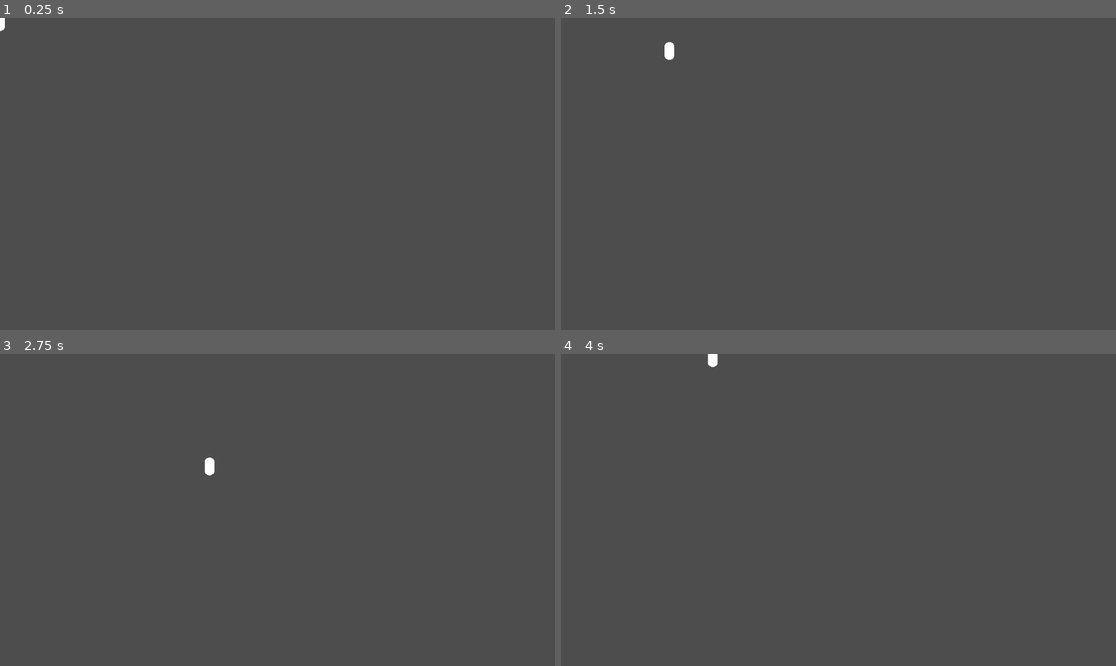
Above: before the commit, frames 1-4 (two rows, left to right).
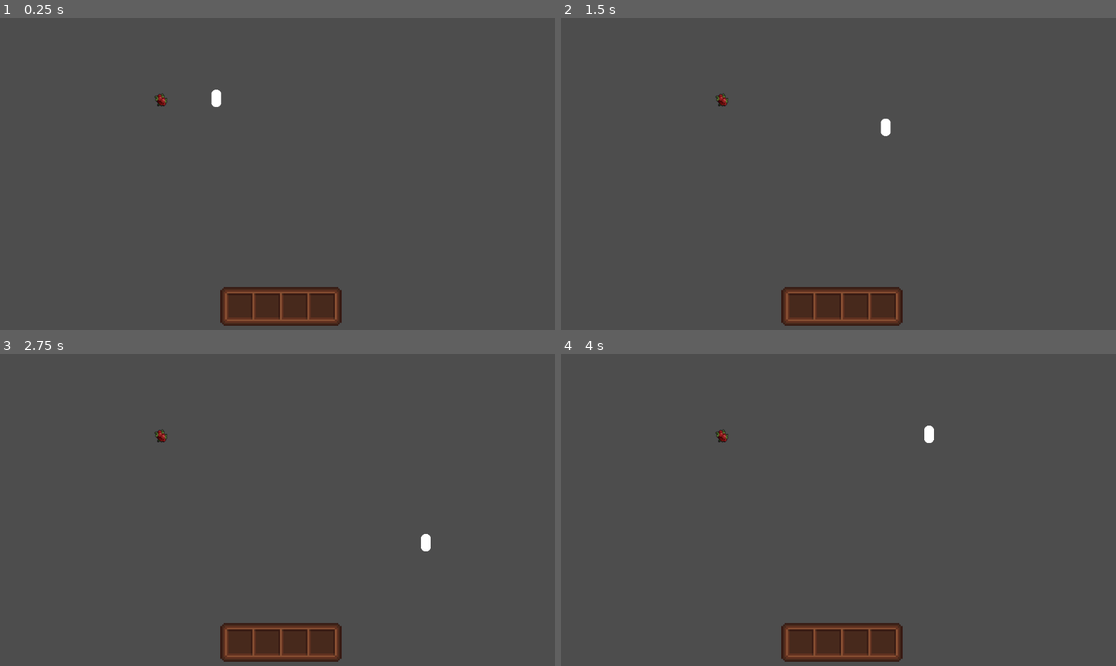
Above: after the commit, the same moments.

Repository: Albus00/botched-batch-brewery
Game: Godot game, scene res://Scenes/prototype.tscn
The game is run twice, just before and just after one commit, with the same random seed, the same clock (stepped at 60 frames per second) and the same inputs. Before the commit the project starts from res://Scenes/factory-floor.tscn.
Inputs:
- Up to frame 1 (0.25 s): no input
- Up to frame 2 (1.5 s): tap Enter at 0.5 s; hold Right (ui_right) 0.53-1.28 s; hold Down (ui_down) from 1.28 s (still down)
- Up to frame 3 (2.75 s): release Down (ui_down) at 2.03 s; hold Right (ui_right) from 2.03 s (still down)
- Up to frame 4 (4 s): release Right (ui_right) at 2.78 s; hold Up (ui_up) 2.78-3.53 s; hold Left (ui_left) from 3.53 s (still down)

The runs differ from the first frame. In frame 1, 2.9% of the frame differs, in the area x 0-62%, y 0-99%; in frame 2, 3.0%, in the area x 18-62%, y 7-99%; in frame 3, 3.0%; in frame 4, 2.9%.

Commit message:
Started on item pickup

Diff:
--- /dev/null
+++ b/Prefabs/Materials/hops.tscn
@@ -0,0 +1,19 @@
+[gd_scene load_steps=3 format=3 uid="uid://cqadxw2n453cs"]
+
+[ext_resource type="Texture2D" uid="uid://cw2lmc0rmiave" path="res://Sprites/Freebies_Icons_Botany.png" id="1_3enkg"]
+
+[sub_resource type="CircleShape2D" id="CircleShape2D_us12b"]
+radius = 27.0
+
+[node name="Hops" type="Node2D"]
+
+[node name="Sprite2D" type="Sprite2D" parent="."]
+texture = ExtResource("1_3enkg")
+region_enabled = true
+region_rect = Rect2(67, 3, 27, 28)
+
+[node name="Hops" type="Area2D" parent="."]
+light_mask = 2
+
+[node name="CollisionShape2D" type="CollisionShape2D" parent="Hops"]
+shape = SubResource("CircleShape2D_us12b")
--- /dev/null
+++ b/Prefabs/player.tscn
@@ -0,0 +1,34 @@
+[gd_scene load_steps=6 format=3 uid="uid://dvpvc7j5jrye0"]
+
+[ext_resource type="Script" path="res://Scripts/player_movement.gd" id="1_lewlf"]
+[ext_resource type="Script" path="res://Scripts/player_interaction.gd" id="2_gmtm6"]
+
+[sub_resource type="CapsuleMesh" id="CapsuleMesh_stt8g"]
+
+[sub_resource type="RectangleShape2D" id="RectangleShape2D_empbq"]
+size = Vector2(20, 37)
+
+[sub_resource type="CircleShape2D" id="CircleShape2D_u7258"]
+radius = 36.0
+
+[node name="CharacterBody2D" type="CharacterBody2D"]
+position = Vector2(56, 0)
+motion_mode = 1
+script = ExtResource("1_lewlf")
+
+[node name="MeshInstance2D" type="MeshInstance2D" parent="."]
+position = Vector2(-4.76837e-07, 0)
+scale = Vector2(20, 18.5)
+mesh = SubResource("CapsuleMesh_stt8g")
+
+[node name="Collider" type="CollisionShape2D" parent="."]
+shape = SubResource("RectangleShape2D_empbq")
+
+[node name="InteracitionArea" type="Area2D" parent="."]
+collision_layer = 2
+script = ExtResource("2_gmtm6")
+
+[node name="InteractionCollider" type="CollisionShape2D" parent="InteracitionArea"]
+shape = SubResource("CircleShape2D_u7258")
+
+[connection signal="area_entered" from="InteracitionArea" to="InteracitionArea" method="_on_area_entered"]
--- /dev/null
+++ b/Prefabs/ui.tscn
@@ -0,0 +1,25 @@
+[gd_scene load_steps=2 format=3 uid="uid://b0r1klyrv6gsh"]
+
+[ext_resource type="Texture2D" uid="uid://baosnj3atqlw7" path="res://Sprites/Sample-InventorySlotsSet.png" id="1_3qng0"]
+
+[node name="UI" type="Control"]
+layout_mode = 3
+anchors_preset = 0
+offset_right = 1152.0
+offset_bottom = 648.0
+
+[node name="VBoxContainer" type="VBoxContainer" parent="."]
+layout_mode = 1
+anchors_preset = 15
+anchor_right = 1.0
+anchor_bottom = 1.0
+grow_horizontal = 2
+grow_vertical = 2
+
+[node name="Sprite2D" type="Sprite2D" parent="VBoxContainer"]
+texture_filter = 1
+position = Vector2(583, 599)
+scale = Vector2(3.35, 3.35)
+texture = ExtResource("1_3qng0")
+region_enabled = true
+region_rect = Rect2(364, 79, 75, 24)
--- a/Scenes/factory-floor.tscn
+++ /dev/null
@@ -1,23 +0,0 @@
-[gd_scene load_steps=4 format=3 uid="uid://duh6ehda5xmh1"]
-
-[ext_resource type="Script" path="res://Scenes/player_movement.gd" id="1_oqqq2"]
-
-[sub_resource type="RectangleShape2D" id="RectangleShape2D_empbq"]
-size = Vector2(20, 37)
-
-[sub_resource type="CapsuleMesh" id="CapsuleMesh_stt8g"]
-
-[node name="Scene" type="Node2D"]
-
-[node name="CharacterBody2D" type="CharacterBody2D" parent="."]
-motion_mode = 1
-script = ExtResource("1_oqqq2")
-
-[node name="CollisionShape2D" type="CollisionShape2D" parent="CharacterBody2D"]
-position = Vector2(0, 8.5)
-shape = SubResource("RectangleShape2D_empbq")
-
-[node name="MeshInstance2D" type="MeshInstance2D" parent="CharacterBody2D"]
-position = Vector2(-4.76837e-07, 8.5)
-scale = Vector2(20, 18.5)
-mesh = SubResource("CapsuleMesh_stt8g")
--- /dev/null
+++ b/Scenes/prototype.tscn
@@ -0,0 +1,16 @@
+[gd_scene load_steps=4 format=3 uid="uid://duh6ehda5xmh1"]
+
+[ext_resource type="PackedScene" uid="uid://dvpvc7j5jrye0" path="res://Prefabs/player.tscn" id="1_bgg16"]
+[ext_resource type="PackedScene" uid="uid://cqadxw2n453cs" path="res://Prefabs/Materials/hops.tscn" id="2_upwyh"]
+[ext_resource type="PackedScene" uid="uid://b0r1klyrv6gsh" path="res://Prefabs/ui.tscn" id="3_66il4"]
+
+[node name="Scene" type="Node2D"]
+
+[node name="CharacterBody2D" parent="." instance=ExtResource("1_bgg16")]
+position = Vector2(449, 167)
+
+[node name="Hops" parent="." instance=ExtResource("2_upwyh")]
+position = Vector2(334, 170)
+
+[node name="UI" parent="." instance=ExtResource("3_66il4")]
+visible = true
--- /dev/null
+++ b/Scripts/player_interaction.gd
@@ -0,0 +1,15 @@
+extends Node
+
+
+# Called when the node enters the scene tree for the first time.
+func _ready() -> void:
+	pass # Replace with function body.
+
+
+# Called every frame. 'delta' is the elapsed time since the previous frame.
+func _process(_delta: float) -> void:
+	pass
+
+
+func _on_area_entered(area: Area2D) -> void:
+	print("Player found " + area.name)
--- a/project.godot
+++ b/project.godot
@@ -11,7 +11,7 @@
 [application]
 
 config/name="Botched Batch Brewery"
-run/main_scene="res://Scenes/factory-floor.tscn"
+run/main_scene="res://Scenes/prototype.tscn"
 config/features=PackedStringArray("4.3", "Forward Plus")
 config/icon="res://icon.svg"
 
@@ -49,3 +49,7 @@
 , Object(InputEventKey,"resource_local_to_scene":false,"resource_name":"","device":-1,"window_id":0,"alt_pressed":false …(183 unchanged characters)…
 ]
 }
+
+[layer_names]
+
+2d_physics/layer_2="Interaction"
Renamed: Scenes/player_movement.gd -> Scripts/player_movement.gd
Binary file added: Sprites/Freebies_Icons_Botany.png
Not shown, added: Sprites/Freebies_Icons_Botany.png.import
Binary file added: Sprites/Sample-InventorySlotsSet.png
Not shown, added: Sprites/Sample-InventorySlotsSet.png.import
Not shown, changed: .gitignore
